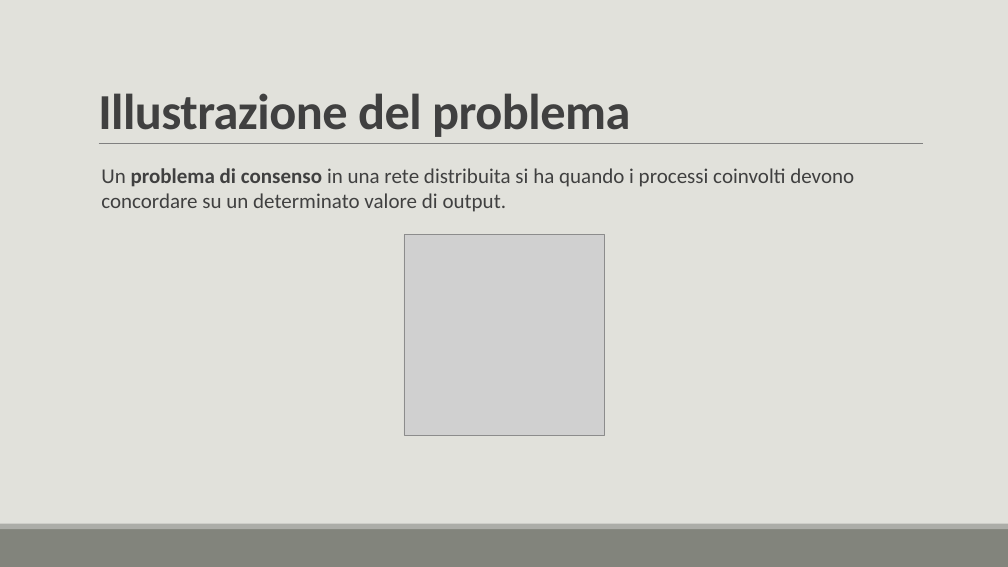
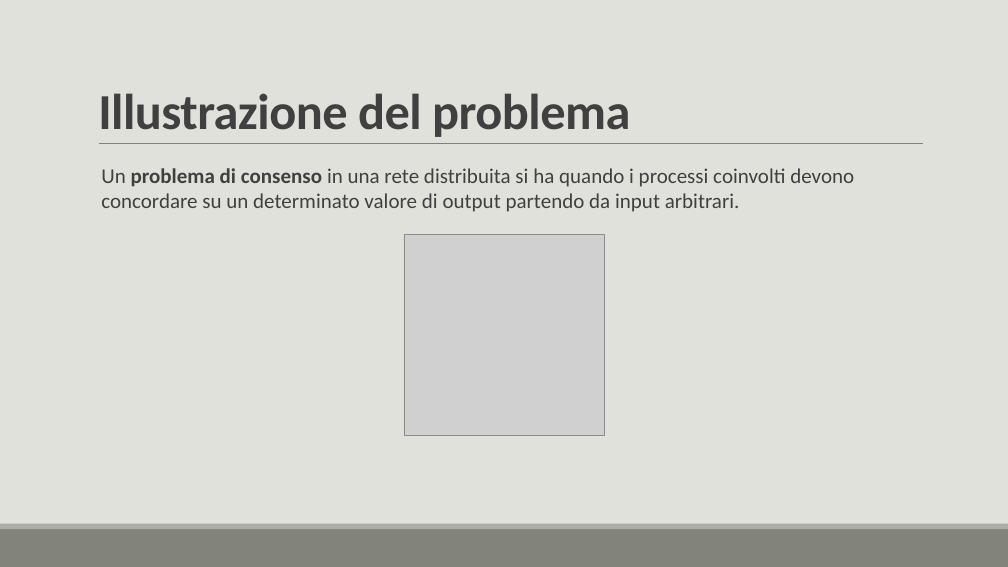
Before and after one commit to lory9894University/mcad, a slide deck: slide 3 of Prensentazione_V2.pptx. Drawn at 1008x567 pixels with LibreOffice and Linux fonts; fonts in the diff are those of the drawing; grey boxes stand for pictures. Boxes give left, top, right and bottom in pixels: in the first picture for what was removed or moved away, otherwise in the second. Text is boxed around its words. In the diff, an @@ line names an element or a change of style, - is before the commit and + after.

```diff
--- a/Prensentazione_V2.pptx
+++ b/Prensentazione_V2.pptx
@@ text at box(101, 168, 854, 212): text changed @@
-Un problema di consenso in una rete distribuita si ha quando i processi coinvolti devono concordare su un determinato valore di output.
+Un problema di consenso in una rete distribuita si ha quando i processi coinvolti devono concordare su un determinato valore di output partendo da input arbitrari.
```
Also in this commit, not shown: 4 other slides changed, 1 other file.
